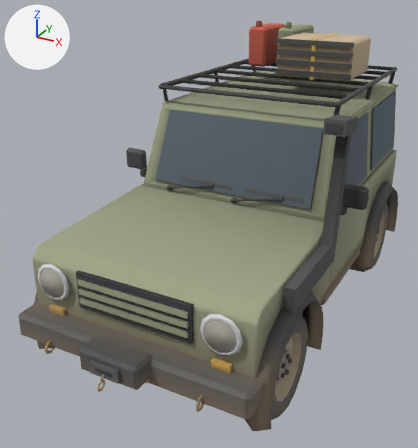
The glTF model props/jeep/jeep_expedition.glb as it was, and as the next commit left it.
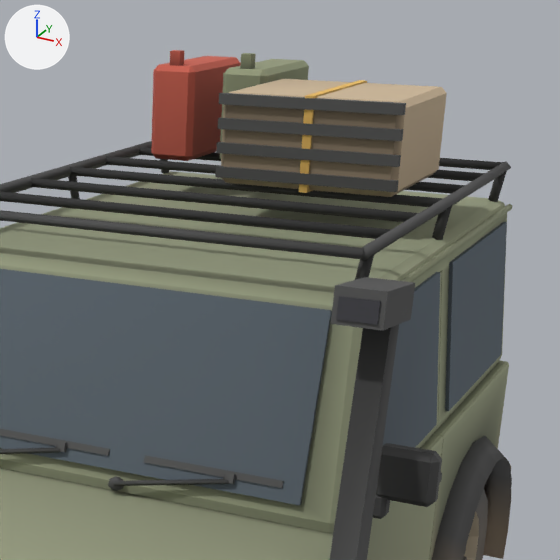
Old and new are each drawn whole from a 50 mm camera at (1.82, -4.0, 2.65) aimed at (-0.22, -0.29, 0.8) and again close up on the part from 44% to 100% of the width and 0% to 52% of the height. Lighting does not change. The marker at upper left points along +X, +Y and +Z. The last two pictures show the newer version. Where no turn or scale is listed for an object, it has been applied to the vertices. Vertices at exactly the same position are counted once.

Before the edit, the objects in view are built like this:
```python
me_panel_001 = bpy.data.meshes.new('panel.001')
me_panel_001.from_pydata(...)  # 24 vertices, 36 faces; spans x -0.79..0.79, y -0.41..1.48, z 1.12..1.65
me_panel_001.materials.append(mat_baked_004)
me_panel_004 = bpy.data.meshes.new('panel.004')
me_panel_004.from_pydata(...)  # 8 vertices, 12 faces; spans x 0.733..0.789, y -0.24..0.52, z 1.119..1.631
me_panel_004.materials.append(mat_baked_005)
me_prism = bpy.data.meshes.new('prism')
me_prism.from_pydata(...)  # 2820 vertices, 5008 faces; spans x -0.9..0.9, y -2.0..1.78, z 0.0..2.23
me_prism.materials.append(mat_baked)
ob_glass = bpy.data.objects.new('Glass', me_panel_001)
ob_glass.location = (0.0, 0.0, 0.0)
ob_glassp = bpy.data.objects.new('GlassP', me_panel_004)
ob_glassp.location = (0.0, 0.0, 0.0)
ob_jeep = bpy.data.objects.new('Jeep', me_prism)
ob_jeep.location = (0.0, 0.0, 0.0)
# also in view: 'DoorP' at (0.85, 0.13, 1.09)
```
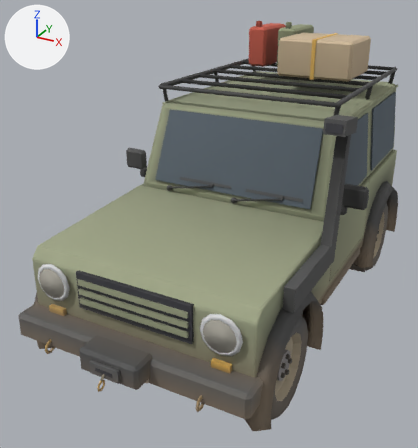
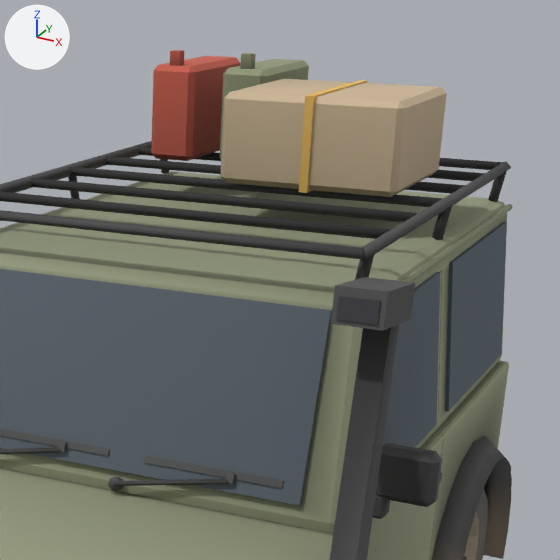
Pixel boxes (x1, y1, x2, y2) of what changed, in the close-ups (560 x 560 px):
part 1 of me_prism, deleted
    before: (219, 93, 406, 115)
part 2 of me_prism, deleted
    before: (215, 166, 399, 192)
part 3 of me_prism, deleted
    before: (217, 117, 404, 141)
part 4 of me_prism, deleted
    before: (216, 142, 401, 167)
part 5 of me_prism, recoloured (lighter)
    both: (213, 92, 448, 241)

The change, as a list of edits to the scene's bpy script:
```text
Change me_prism:
    used by ob_jeep; location = (0.0, 0.0, 0.0)
    remove me_prism.from_pydata(...)  # 2820 vertices, 5008 faces; spans x -0.9..0.9, y -2.0..1.78, z 0.0..2.23
    add me_prism.from_pydata(...)  # 2788 vertices, 4960 faces; spans x -0.9..0.9, y -2.0..1.78, z 0.0..2.23
    me_prism part 1: the loose piece of 8 vertices spanning x -0.06..0.56, y 0.56..0.58, z 2.1..2.14 is deleted
    me_prism part 2: the loose piece of 8 vertices spanning x -0.06..0.56, y 0.56..0.58, z 1.86..1.9 is deleted
    me_prism part 3: the loose piece of 8 vertices spanning x -0.06..0.56, y 0.56..0.58, z 2.02..2.06 is deleted
    me_prism part 4: the loose piece of 8 vertices spanning x -0.06..0.56, y 0.56..0.58, z 1.94..1.98 is deleted
    me_prism part 5: 196 kept faces spanning x -0.82..0.82, y -1.65..1.76, z 0.15..2.23 get new vertex colours
```
